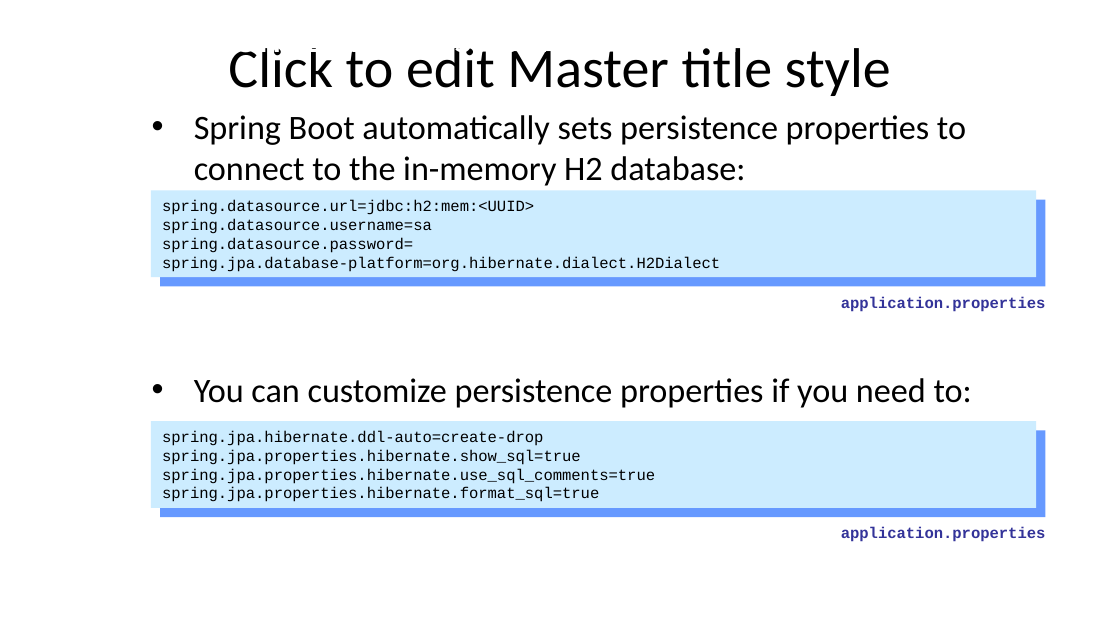
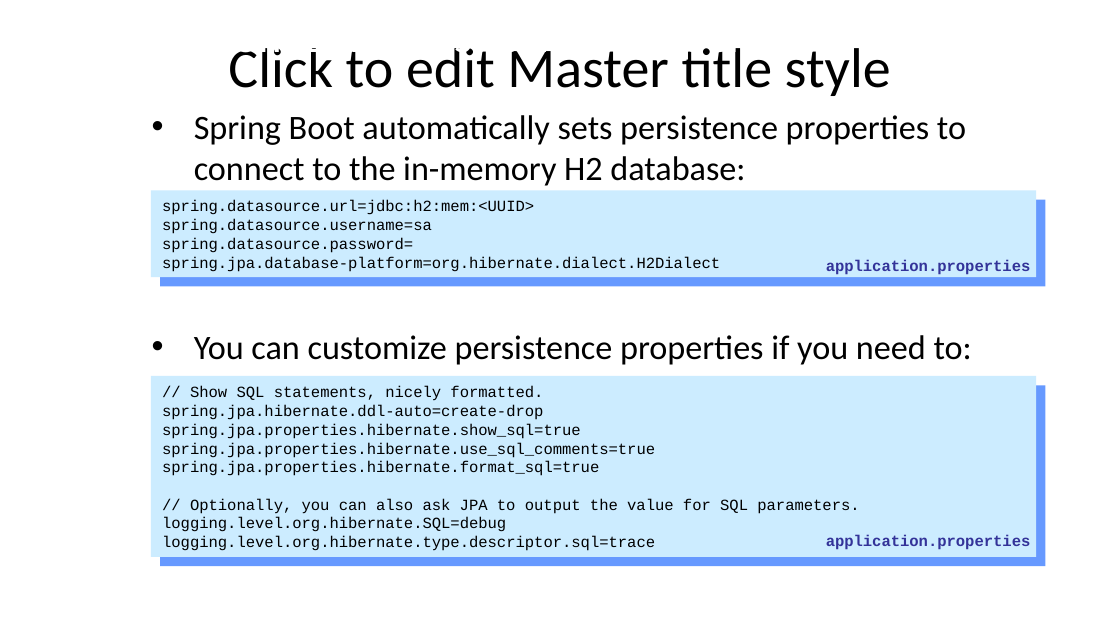
Before and after one commit to andyolsen/spring-boot-in-3-weeks-java11, a slide deck: slide 11 of slides/08_Integrating_Data_Sources.pptx. Drawn at 1120x630 pixels with LibreOffice and Linux fonts; fonts in the diff are those of the drawing; background and template pictures are left out. Boxes give left, top, right and bottom in pixels: in the first picture for what was removed or moved away, otherwise in the second. Text is boxed around its words. In the diff, an @@ line names an element or a change of style, - is before the commit and + after.

```diff
--- a/slides/08_Integrating_Data_Sources.pptx
+++ b/slides/08_Integrating_Data_Sources.pptx
@@ text "Spring Boot automatically sets persistence ..." rewrapped from (x1=194, y1=115, x2=972, y2=408) to (x1=194, y1=115, x2=972, y2=365) @@
@@ text "application.properties" moved from (x1=841, y1=297, x2=1046, y2=312) to (x1=826, y1=259, x2=1031, y2=275) @@
@@ rectangle "// Show SQL statements, nicely ..." resized from (x1=151, y1=421, x2=1036, y2=507) to (x1=151, y1=376, x2=1036, y2=558) @@
@@ text in rectangle at (x1=199, y1=395, x2=553, y2=412): paragraph added @@
+// Show SQL statements, nicely formatted.
@@ text in rectangle at (x1=162, y1=507, x2=869, y2=551): paragraphs added @@
+// Optionally, you can also ask JPA to output the value for SQL parameters.
+logging.level.org.hibernate.SQL=debug
+logging.level.org.hibernate.type.descriptor.sql=trace
@@ text "application.properties" moved from (x1=841, y1=527, x2=1046, y2=542) to (x1=826, y1=535, x2=1031, y2=550) @@
```
Also in this commit, not shown: 4 other files.
